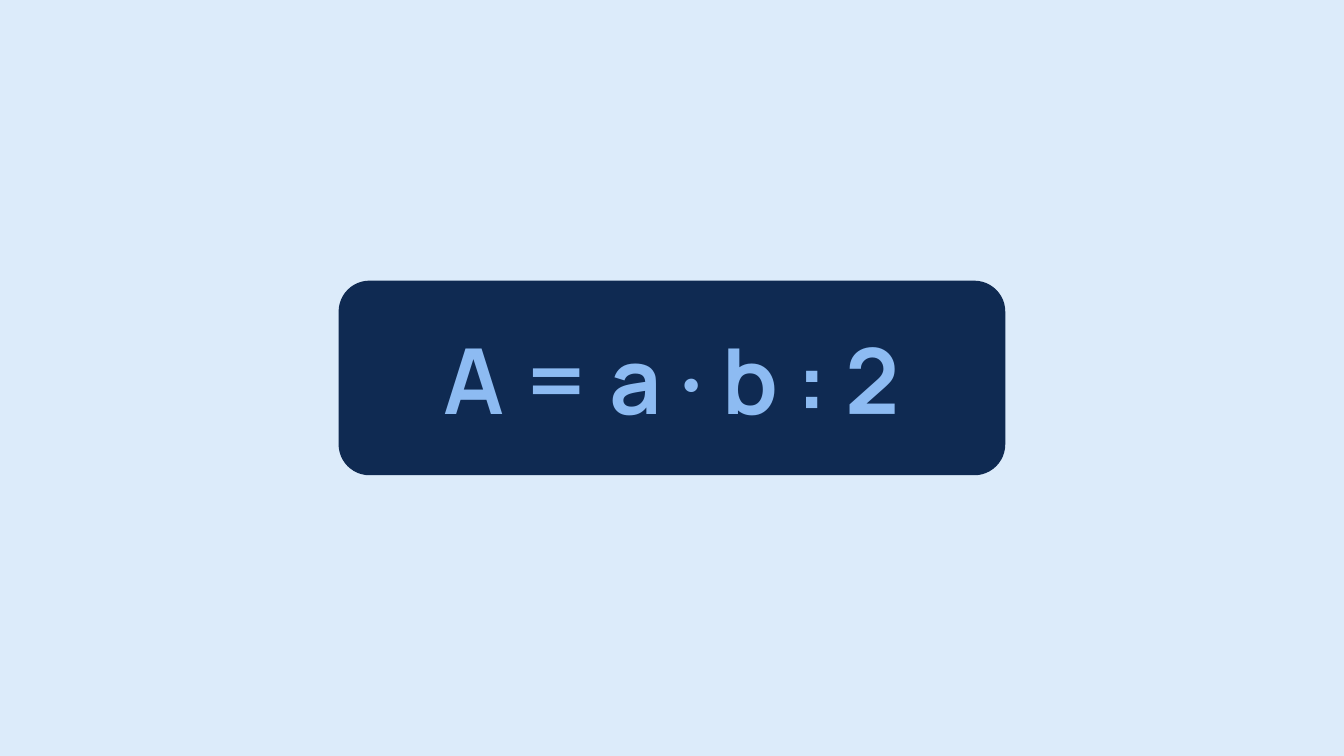
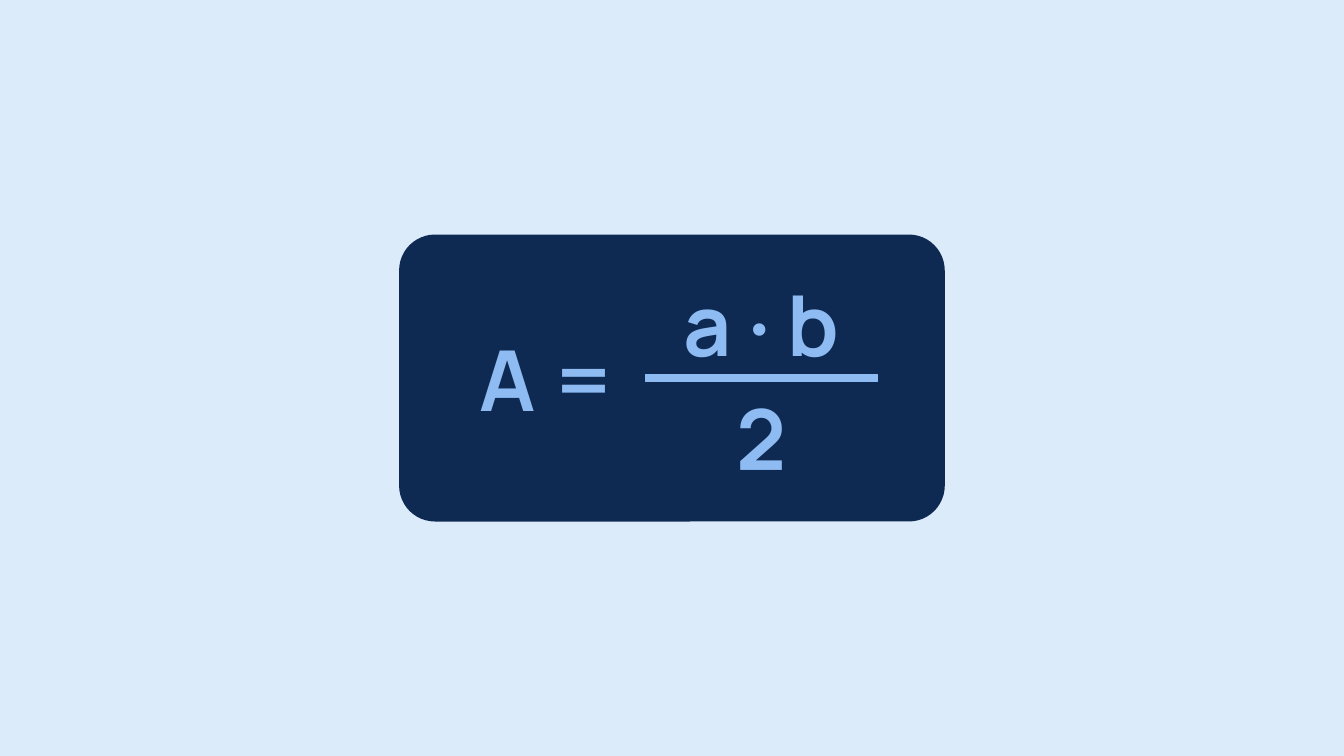
Before and after one commit to arminheske/claudecloud, a slide deck: slide 3 of videoslides/flaecheninhalt-formeln.pptx. Drawn at 1344x756 pixels with LibreOffice and Linux fonts; fonts in the diff are those of the drawing. Boxes give left, top, right and bottom in pixels: in the first picture for what was removed or moved away, otherwise in the second. Text is boxed around its words. In the diff, an @@ line names an element or a change of style, - is before the commit and + after.

```diff
--- a/videoslides/flaecheninhalt-formeln.pptx
+++ b/videoslides/flaecheninhalt-formeln.pptx
@@ rounded rectangle: place and size @@
-rounded rectangle at [340, 281, 1005, 475]
+rounded rectangle at [400, 235, 945, 520]
@@ rounded rectangle at [400, 235, 945, 520]: proportions changed @@
@@ text added at [684, 295, 840, 379], 60 pt, text #8DBBF2, bold @@
+a · b
@@ text at [480, 350, 536, 411]: text changed; size 65 to 60 pt @@
-A = a · b : 2
+A =
@@ rectangle added at [646, 375, 878, 382], fill #8DBBF2, outline #8DBBF2 1 pt @@
@@ text added at [737, 408, 787, 470], 60 pt, text #8DBBF2, bold @@
+2
```
Also in this commit, not shown: 11 other slides changed, 13 other files.
